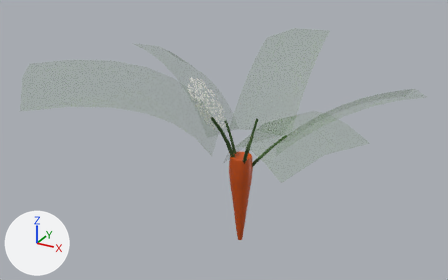
Before and after pictures for a commit that changed the FBX model unity/BinaryNestModAssets/Assets/Farming/Carrot/Models/CarrotGrowth.fbx.
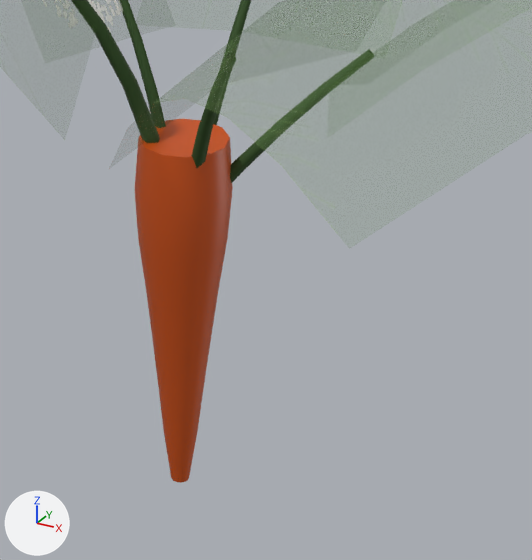
The first picture shows the older version from a camera (50 mm lens) standing at (0.301, -0.588, 0.333) and looking at (-0.02, -0.005, 0.041). The close-ups show the older and then the newer version on the part from 44% to 73% of the width and 44% to 92% of the height of that picture. Only the edits that show in the close-ups are written down. Lighting does not change. The marker at lower left points along +X, +Y and +Z. Objects named as collision shapes, trigger or cutter boxes, shadow casters or lower levels of detail are left out. Where no turn or scale is listed for an object, it has been applied to the vertices. Vertices at exactly the same position are counted once.

The first close-up shows 'CarrotGrowth_LOD0'.
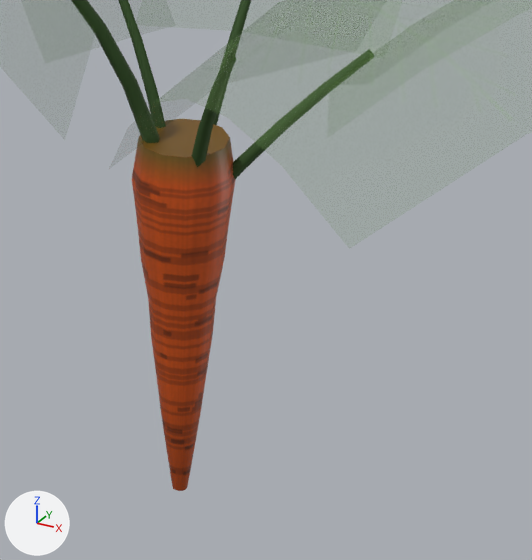
The change, as a list of edits to the scene's bpy script:
```text
Add img_carrotroot_png:
    img_carrotroot_png = load_image('CarrotRoot.png', '../Textures/CarrotRoot.png', 128, 256, 'sRGB')
Change mat_carrotroot:
    remove mat_carrotroot.base_color = (0.604, 0.0835, 0.00394)  # orange #cc520d
    add mat_carrotroot.texture = img_carrotroot_png
Change me_carrotgrowth_lod0:
    used by ob_carrotgrowth_lod0; location = (0.0, 0.0, 0.0)
    remove me_carrotgrowth_lod0.from_pydata(...)  # 328 vertices, 245 faces; spans x -0.219..0.191, y -0.184..0.159, z -0.11..0.145
    add me_carrotgrowth_lod0.from_pydata(...)  # 352 vertices, 269 faces; spans x -0.219..0.191, y -0.184..0.159, z -0.11..0.145
    me_carrotgrowth_lod0 part 1
    4 vertices are removed from x -0.007..0.007, y -0.007..0.007, z -0.059
    24 faces are deleted
    4 vertices in x -0.013..0.013, y -0.013..0.013, z -0.01 move by (0.0, 0.0, 0.006)
    3 vertices in x 0.012..0.014, y -0.007..0.007, z 0.006 move by (0.001, 0.0, 0.003)
    3 vertices in x -0.007..0.007, y 0.012..0.014, z 0.006 move by (0.0, 0.001, 0.003)
    3 vertices in x -0.014..-0.012, y -0.007..0.007, z 0.006 move by (-0.001, 0.0, 0.003)
    3 vertices in x -0.007..0.007, y -0.014..-0.012, z 0.006 move by (0.0, -0.001, 0.003)
    60 vertices move from x -0.011..0.011, y -0.011..0.011, z -0.091..-0.01 to x -0.012..0.012, y -0.012..0.012, z -0.069..-0.004
    28 vertices are added at x -0.01..0.01, y -0.01..0.01, z -0.095..-0.03
    48 new faces join them, mat_carrotroot (picture img_carrotroot_png)
    me_carrotgrowth_lod0 part 2: 121 kept faces spanning x -0.219..0.191, y -0.184..0.159, z -0.069..0.145 get new texture (UV) coordinates
```

Pixel boxes (x1, y1, x2, y2) of what changed, in the close-ups (532 x 560 px; the box of a moved part takes in the faces that stretch with it):
'CarrotGrowth_LOD0', surface changed, reshaped
    before: (42, 0, 375, 483)
    after: (71, 0, 375, 491)
part 1 of me_carrotgrowth_lod0, moved or reshaped
    before: (135, 138, 233, 483)
    after: (132, 138, 236, 491)
part 2 of me_carrotgrowth_lod0, surface changed
    before: (42, 0, 233, 483)
    after: (132, 119, 236, 423)
